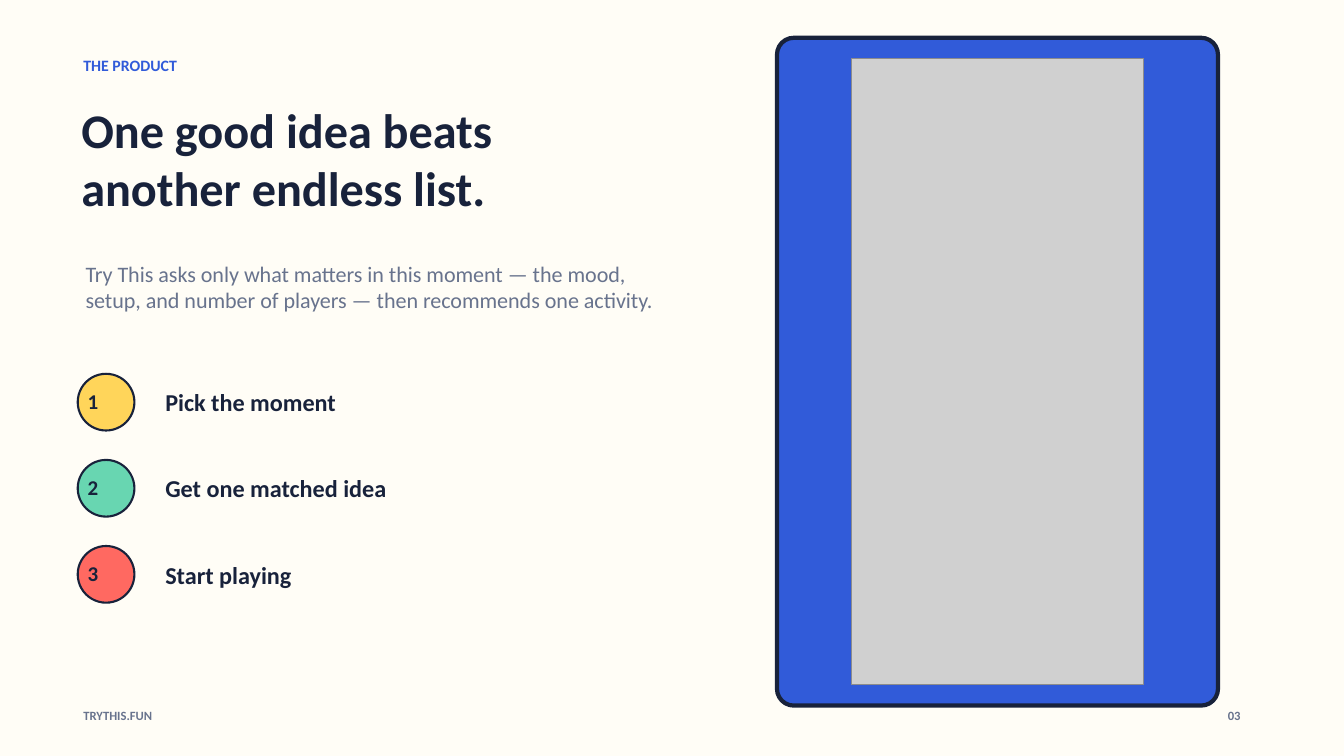
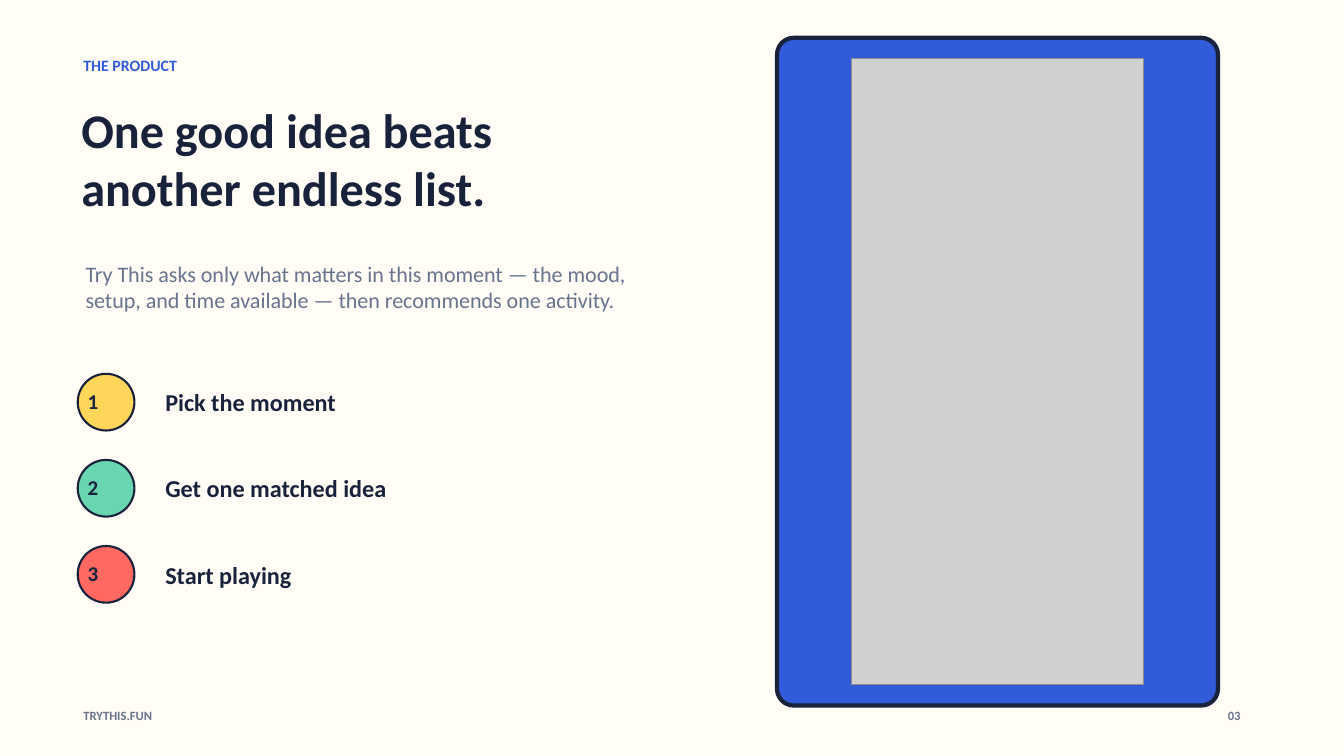
Before and after one commit to mirrorphotosintern/bonding, a slide deck: slide 3 of docs/hackathon/Try-This-Hackathon-Deck.pptx. Drawn at 1344x756 pixels with LibreOffice and Linux fonts; fonts in the diff are those of the drawing; grey boxes stand for pictures. Boxes give left, top, right and bottom in pixels: in the first picture for what was removed or moved away, otherwise in the second. Text is boxed around its words. In the diff, an @@ line names an element or a change of style, - is before the commit and + after.

```diff
--- a/docs/hackathon/Try-This-Hackathon-Deck.pptx
+++ b/docs/hackathon/Try-This-Hackathon-Deck.pptx
@@ text at (86,266,626,312): text changed @@
-Try This asks only what matters in this moment — the mood, setup, and number of players — then recommends one activity.
+Try This asks only what matters in this moment — the mood, setup, and time available — then recommends one activity.
```
Also in this commit, not shown: 2 other slides changed, 5 slides added, 1 slide removed, 7 other files.
